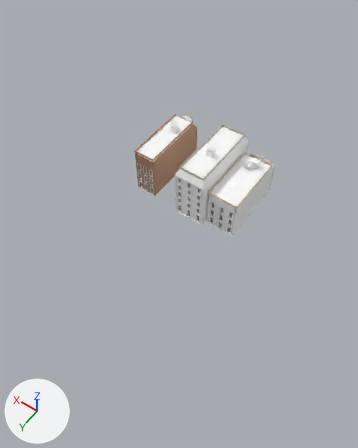
An edit to the Blender file art/blender/city_elevations_lod1.blend, drawn before and after from the same camera.
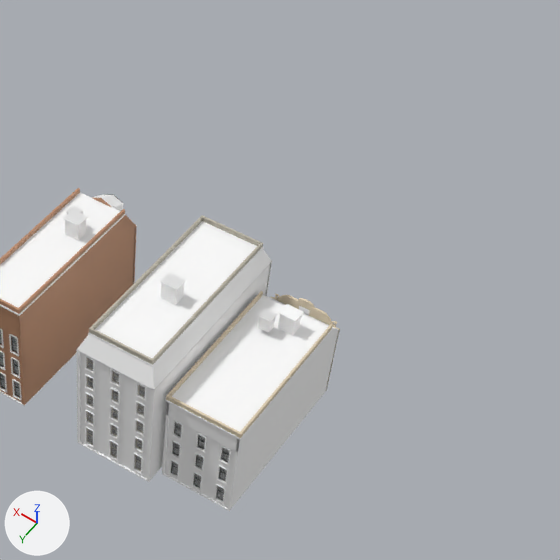
The first picture shows the older version from a 50 mm camera at (-102.5, 97.4, 127.9) aimed at (-42.9, 14.0, -3.2). The close-ups show the older and then the newer version on the part from 41% to 100% of the width and 9% to 57% of the height of that picture. Only the edits that show in the close-ups are written down. Every picture has the same lights, and +X, +Y and +Z are marked at lower left.

The older version as bpy lines, for what is in view:
```python
me_site_nw1__arcade_brick_bond = bpy.data.meshes.new('site_nw1__arcade_brick_bond')
me_site_nw1__arcade_brick_bond.from_pydata(...)  # 1140 vertices, 1772 faces; spans x -3.7..3.7, y -12.6..12.6, z 0.0..17.4
me_site_nw1__arcade_brick_bond.materials.append(mat_site_nw1__arcade_brick_bond)  # its picture is missing
me_site_nw3__arcade_brick_bond = bpy.data.meshes.new('site_nw3__arcade_brick_bond')
me_site_nw3__arcade_brick_bond.from_pydata(...)  # 528 vertices, 792 faces; spans x -5.5..5.5, y -13.1..13.1, z 0.0..19.2
me_site_nw3__arcade_brick_bond.materials.append(mat_site_nw3__arcade_brick_bond)  # its picture is missing
me_site_nw4__terracotta = bpy.data.meshes.new('site_nw4__terracotta')
me_site_nw4__terracotta.from_pydata(...)  # 1340 vertices, 2116 faces; spans x -5.0..5.0, y -12.1..12.1, z 0.0..14.5
me_site_nw4__terracotta.materials.append(mat_site_nw4__terracotta)  # its picture is missing
ob_site_nw1__arcade_brick_bond = bpy.data.objects.new('site_nw1__arcade_brick_bond', me_site_nw1__arcade_brick_bond)
ob_site_nw1__arcade_brick_bond.location = (-27.0, -1.6, 0.0)
ob_site_nw3__arcade_brick_bond = bpy.data.objects.new('site_nw3__arcade_brick_bond', me_site_nw3__arcade_brick_bond)
ob_site_nw3__arcade_brick_bond.location = (-45.2, -1.1, 0.0)
ob_site_nw4__terracotta = bpy.data.objects.new('site_nw4__terracotta', me_site_nw4__terracotta)
ob_site_nw4__terracotta.location = (-56.2, -2.0, 0.0)
# also in view: 'site_nw1__roof_bitumen' at (-27.0, 0.0, 16.5); 'site_nw3__city_slate' at (-45.2, -1.1, 18.4); 'site_nw3__roof_bitumen' at (-45.2, -1.1, 19.3); 'site_nw3__door_paint' at (-45.2, -1.3, 10.0); 'site_nw4__roof_bitumen' at (-56.2, -0.5, 13.7)
```
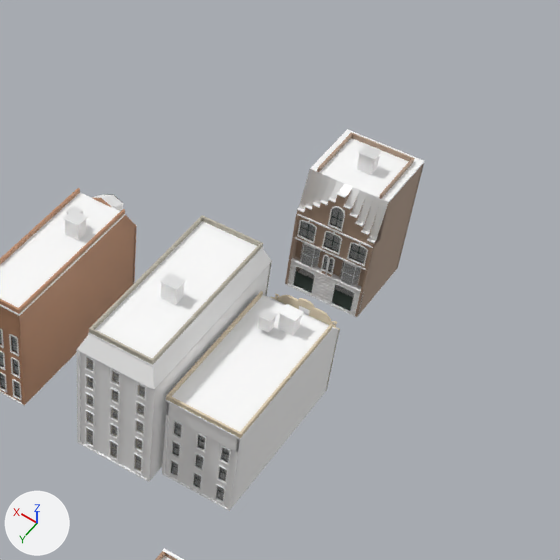
Not visible in the close-ups: 'site_sw3__wood_dark'.

Location of each change, [x1, y1, x2, y2] in pixels of the close-ups (560 x 560 px):
'site_sw3__arcade_brick_bond', added (brown): after [285, 132, 424, 317]
'site_sw3__roof_bitumen', added: after [310, 129, 424, 202]
'site_sw3__limestone', added: after [288, 192, 375, 315]
'site_sw3__galvanized_roof', added: after [299, 169, 389, 242]
'site_sw3__mirror_aged', added: after [296, 207, 366, 297]
'site_sw3__door_paint', added: after [293, 209, 366, 311]
'site_sw3__concrete', added: after [286, 154, 397, 317]
'site_sw3__bronze_sheet', added: after [300, 145, 382, 287]
'site_far_nw__arcade_brick_bond', added: after [155, 551, 177, 560]
'site_far_nw__limestone', added (mostly hidden): after [162, 548, 184, 560]

Patch to the scene script:
```diff
--- a/art/blender/city_elevations_lod1.blend.py
+++ b/art/blender/city_elevations_lod1.blend.py
@@ ob_site_sw3__wood_dark @@
+ob_site_sw3__wood_dark = bpy.data.objects.new('site_sw3__wood_dark', me_site_sw3__wood_dark)  # 252 vertices, 408 faces; spans x -5.0..5.0, y -5.7..5.7, z 0.6..16.5; in mat_site_sw3__wood_dark (its picture is missing)
+ob_site_sw3__wood_dark.location = (-52.3, -34.2, 0.0)
@@ ob_site_sw3__roof_bitumen @@
+ob_site_sw3__roof_bitumen = bpy.data.objects.new('site_sw3__roof_bitumen', me_site_sw3__roof_bitumen)  # 44 vertices, 72 faces; spans x -5.7..5.7, y -5.04..5.04, z 18.5..18.76; in mat_site_sw3__roof_bitumen (its picture is missing)
+ob_site_sw3__roof_bitumen.location = (-52.3, -35.4, 0.0)
@@ ob_site_sw3__mirror_aged @@
+ob_site_sw3__mirror_aged = bpy.data.objects.new('site_sw3__mirror_aged', me_site_sw3__mirror_aged)  # 288 vertices, 472 faces; spans x -5.0..5.0, y -5.8..5.8, z 0.6..16.5; in mat_site_sw3__mirror_aged (its picture is missing)
+ob_site_sw3__mirror_aged.location = (-52.3, -34.2, 0.0)
@@ ob_site_sw3__limestone @@
+ob_site_sw3__limestone = bpy.data.objects.new('site_sw3__limestone', me_site_sw3__limestone)  # 1444 vertices, 2176 faces; spans x -5.7..5.7, y -6.0..6.0, z 0.0..18.4; in mat_site_sw3__limestone (its picture is missing)
+ob_site_sw3__limestone.location = (-52.3, -34.4, 0.0)
@@ ob_site_sw3__galvanized_roof @@
+ob_site_sw3__galvanized_roof = bpy.data.objects.new('site_sw3__galvanized_roof', me_site_sw3__galvanized_roof)  # 88 vertices, 132 faces; spans x -5.7..5.7, y -0.75..0.75, z 13.18..18.76; in mat_site_sw3__galvanized_roof (its picture is missing)
+ob_site_sw3__galvanized_roof.location = (-52.3, -29.6, 0.0)
@@ ob_site_sw3__door_paint @@
+ob_site_sw3__door_paint = bpy.data.objects.new('site_sw3__door_paint', me_site_sw3__door_paint)  # 848 vertices, 1272 faces; spans x -5.0..5.0, y -5.8..5.8, z 0.2..16.5; in mat_site_sw3__door_paint (its picture is missing)
+ob_site_sw3__door_paint.location = (-52.3, -34.3, 0.0)
@@ ob_site_sw3__concrete @@
+ob_site_sw3__concrete = bpy.data.objects.new('site_sw3__concrete', me_site_sw3__concrete)  # 32 vertices, 56 faces; spans x -5.7..5.7, y -6.0..6.0, z -0.1..21.3; in mat_site_sw3__concrete (its picture is missing)
+ob_site_sw3__concrete.location = (-52.3, -34.4, 0.0)
@@ ob_site_sw3__bronze_sheet @@
+ob_site_sw3__bronze_sheet = bpy.data.objects.new('site_sw3__bronze_sheet', me_site_sw3__bronze_sheet)  # 392 vertices, 596 faces; spans x -4.5..4.5, y -3.6..3.6, z 4.5..21.4; in mat_site_sw3__bronze_sheet (its picture is missing)
+ob_site_sw3__bronze_sheet.location = (-52.3, -32.0, 0.0)
@@ ob_site_sw3__arcade_brick_bond @@
+ob_site_sw3__arcade_brick_bond = bpy.data.objects.new('site_sw3__arcade_brick_bond', me_site_sw3__arcade_brick_bond)  # 832 vertices, 1328 faces; spans x -5.7..5.7, y -6.0..6.0, z 0.0..19.4; in mat_site_sw3__arcade_brick_bond (its picture is missing)
+ob_site_sw3__arcade_brick_bond.location = (-52.3, -34.4, 0.0)
@@ ob_site_far_nw__limestone @@
+ob_site_far_nw__limestone = bpy.data.objects.new('site_far_nw__limestone', me_site_far_nw__limestone)  # 5888 vertices, 8832 faces; spans x -16.0..16.0, y -14.0..14.0, z 0.0..17.7; in mat_site_far_nw__limestone (its picture is missing)
+ob_site_far_nw__limestone.location = (-80.0, 44.0, 0.0)
@@ ob_site_far_nw__arcade_brick_bond @@
+ob_site_far_nw__arcade_brick_bond = bpy.data.objects.new('site_far_nw__arcade_brick_bond', me_site_far_nw__arcade_brick_bond)  # 5426 vertices, 8144 faces; spans x -16.0..16.0, y -14.0..14.0, z 0.0..17.6; in mat_site_far_nw__arcade_brick_bond (its picture is missing)
+ob_site_far_nw__arcade_brick_bond.location = (-80.0, 44.0, 0.0)
```
